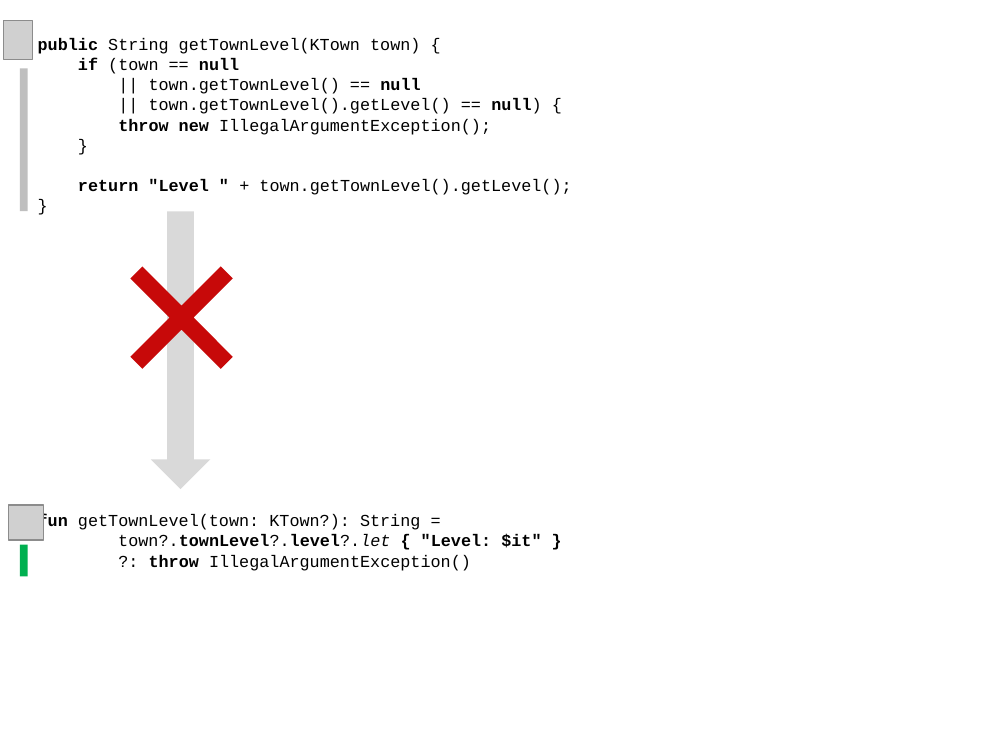
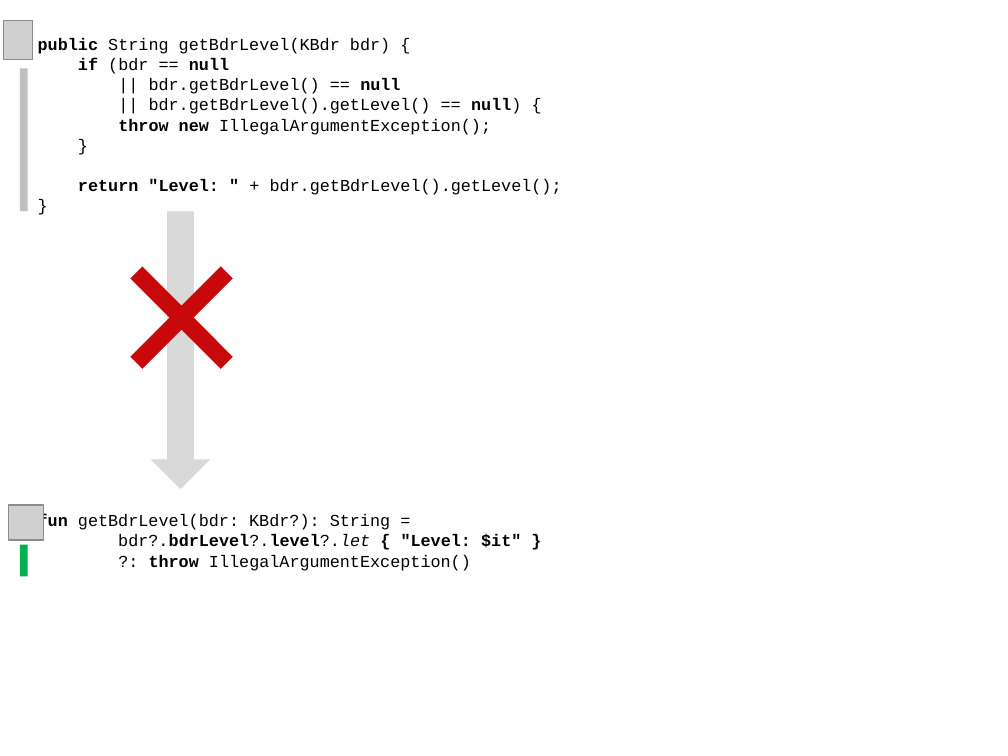
Before and after one commit to Hurricaaane/h20-kotlin, a slide deck: slide 13 of kotlinpres.pptx. Drawn at 1008x756 pixels with LibreOffice and Linux fonts; fonts in the diff are those of the drawing; grey boxes stand for pictures. Boxes give left, top, right and bottom in pixels: in the first picture for what was removed or moved away, otherwise in the second. Text is boxed around its words. In the diff, an @@ line names an element or a change of style, - is before the commit and + after.

```diff
--- a/kotlinpres.pptx
+++ b/kotlinpres.pptx
@@ text at <box>38,38,562,195</box>: text changed @@
-public String getTownLevel(KTown town) {
-if (town == null
-|| town.getTownLevel() == null
-|| town.getTownLevel().getLevel() == null) {
-throw new IllegalArgumentException();
-}
-return "Level " + town.getTownLevel().getLevel();
-}
+public String getBdrLevel(KBdr bdr) {
+if (bdr == null
+|| bdr.getBdrLevel() == null
+|| bdr.getBdrLevel().getLevel() == null) {
+throw new IllegalArgumentException();
+}
+return "Level: " + bdr.getBdrLevel().getLevel();
+}
@@ text at <box>38,514,521,548</box>: text changed @@
-fun getTownLevel(town: KTown?): String =
-town?.townLevel?.level?.let { "Level: $it" }
+fun getBdrLevel(bdr: KBdr?): String =
+bdr?.bdrLevel?.level?.let { "Level: $it" }
```
Also in this commit, not shown: 3 other slides changed, 1 slide added.
